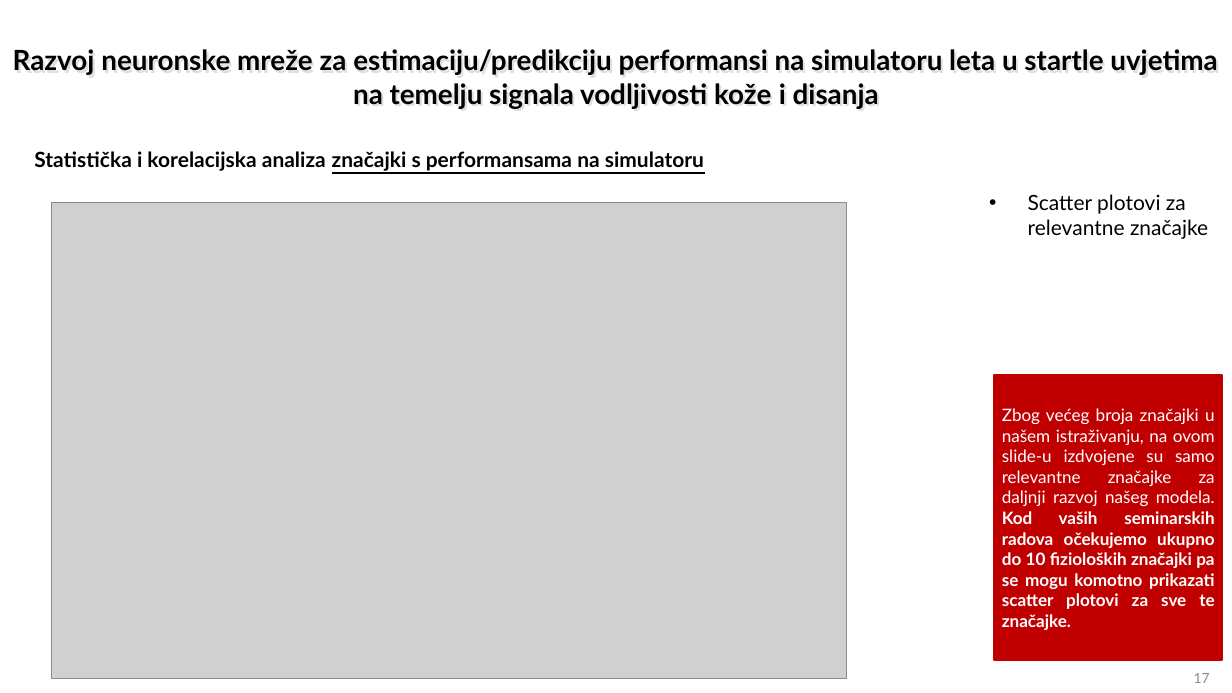
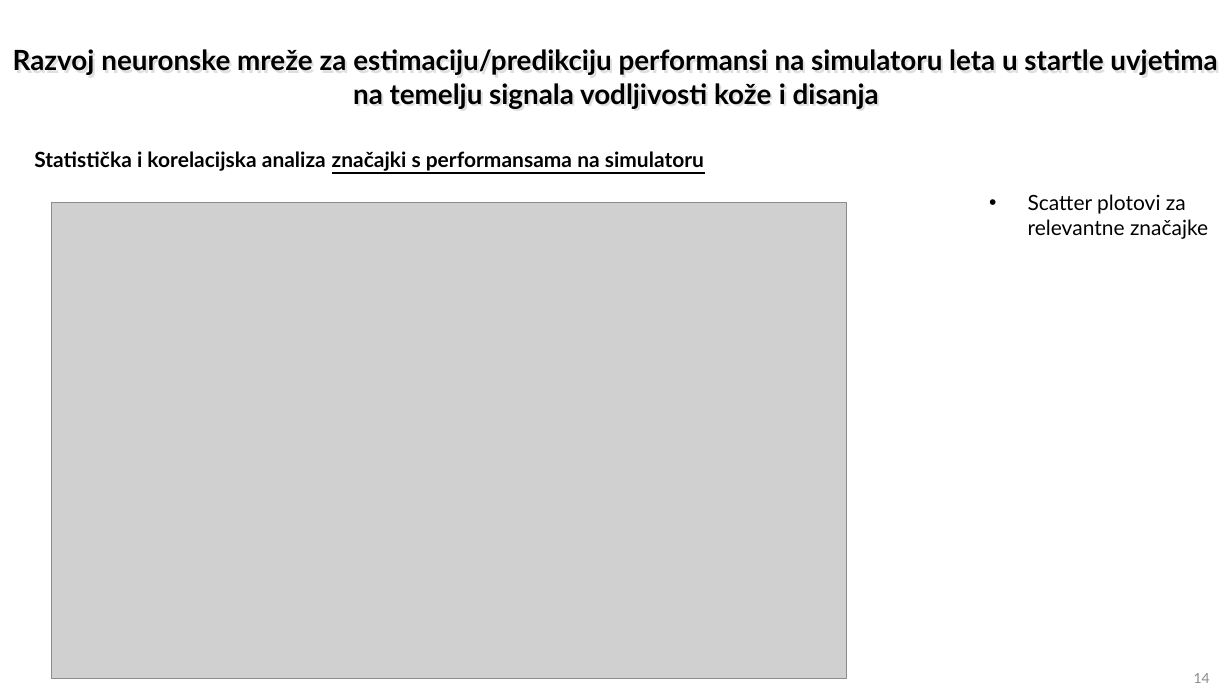
Before and after one commit to florijan127/ost_seminar, a slide deck: slide 14 of OST_2024-25_Predlozak za prakticni seminarski rad_Web (1).pptx (slide 17 before the commit). Drawn at 1232x693 pixels with LibreOffice and Linux fonts; fonts in the diff are those of the drawing; grey boxes stand for pictures. Boxes give left, top, right and bottom in pixels: in the first picture for what was removed or moved away, otherwise in the second. Text is boxed around its words. In the diff, an @@ line names an element or a change of style, - is before the commit and + after.

```diff
--- a/OST_2024-25_Predlozak za prakticni seminarski rad_Web (1).pptx
+++ b/OST_2024-25_Predlozak za prakticni seminarski rad_Web (1).pptx
@@ rectangle removed at [994, 376, 1222, 661] @@
-Zbog većeg broja značajki u našem istraživanju, na ovom slide-u izdvojene su samo relevantne značajke za daljnji razvoj našeg modela. Kod vaših seminarskih radova očekujemo ukupno do 10 fizioloških značajki pa se mogu komotno prikazati scatter plotovi za sve te značajke.
@@ page number at [1194, 673, 1210, 683]: text changed @@
-17
+14
```
Also in this commit, not shown: 12 other slides changed, 6 slides removed, 3 other files.
